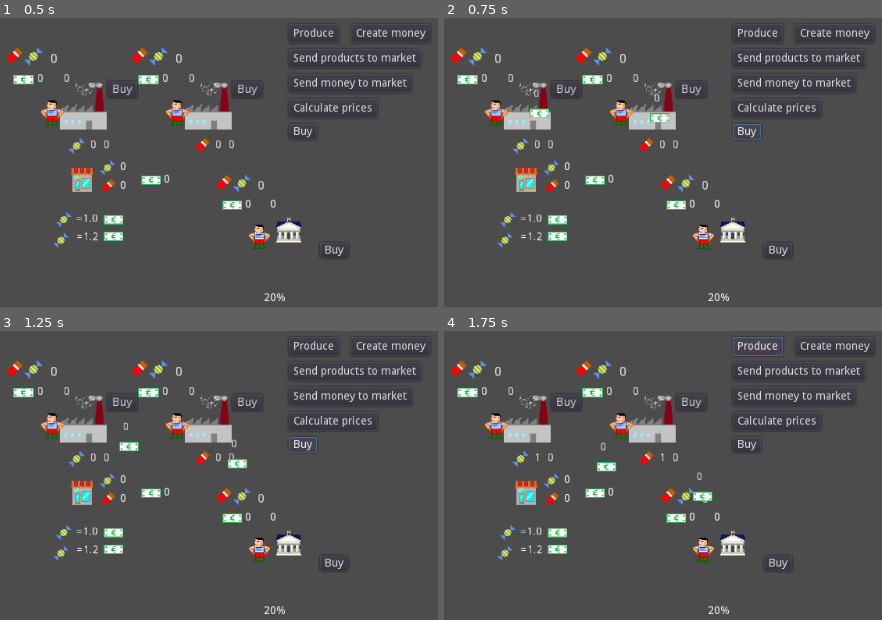
Above: before the commit, frames 1-4 (two rows, left to right).
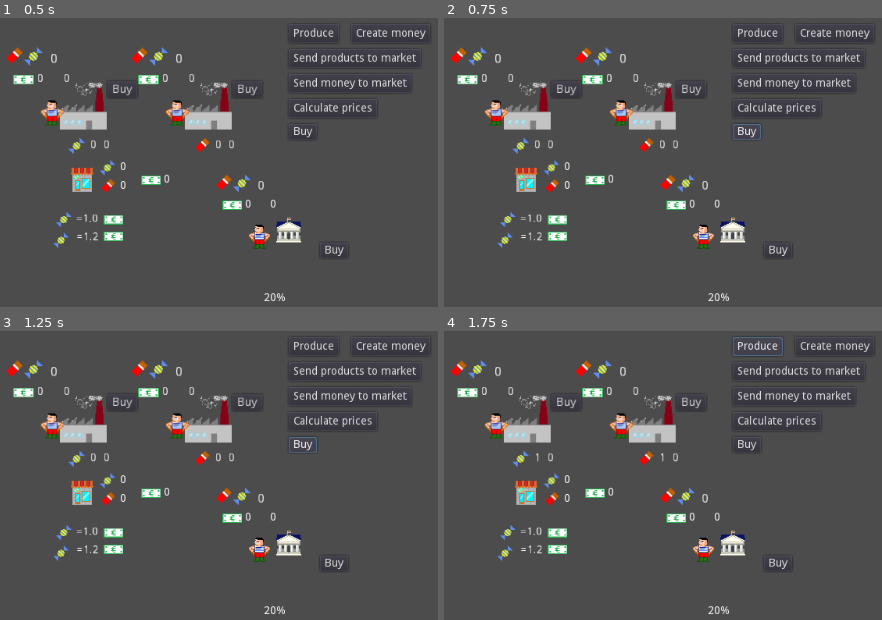
Above: after the commit, the same moments.

Repository: carlostgit/Fiat
Game: Godot game, scene res://Fiat.tscn
Same seed, same stepped clock (60 frames per second), same inputs: the game is played once before the commit and once after it.
Inputs:
- Up to frame 1 (0.5 s): no input
- Up to frame 2 (0.75 s): click "Buy" at 0.5 s
- Up to frame 3 (1.25 s): no input
- Up to frame 4 (1.75 s): click "Produce" at 1.25 s

Frame 1 is identical in both runs. In frame 2, 0.4% of the frame differs, in the area x 19-52%, y 24-37%; in frame 3, 0.3%; in frame 4, 0.4%, in the area x 34-62%, y 38-59%.

Commit message:
Se pasa el métido buy a consumer. Evito que se envien productos y dinero con cantidad 0

Diff:
--- a/Consumer.gd
+++ b/Consumer.gd
@@ -48,6 +48,22 @@
 #func set_government(government_arg:Node):
 #	_government = government_arg
 
+func buy():
+
+	var money_in_market = _money_in_market
+
+	if(_demanded_product_type=="Candy"):
+		#Factory
+		_shop.buy_candies(money_in_market,self)
+	elif(_demanded_product_type=="Chocolate"):
+		#Factory
+		_shop.buy_chocolates(money_in_market,self)
+	else:
+		#Government
+		_shop.buy_candies(money_in_market/2,self)
+		_shop.buy_chocolates(money_in_market/2,self)
+
+
 func update_produced_product_texture():
 	$Product.set_texture(_product_texture)
 
@@ -81,7 +97,6 @@
 
 func get_money_in_market()->float:
 	return _money_in_market
-
 ####
 
 func add_consumed_products(amount_arg:float):
--- a/Factory.gd
+++ b/Factory.gd
@@ -34,20 +34,20 @@
 ####
 
 func buy():
-
-	var money_in_market = $Consumer._money_in_market
-
-	if($Consumer._demanded_product_type=="Candy"):
-		$Consumer._shop.buy_candies(money_in_market,$Consumer)
-	else:
-		$Consumer._shop.buy_chocolates(money_in_market,$Consumer)
+	$Consumer.buy()
+#	var money_in_market = $Consumer._money_in_market
+#
+#	if($Consumer._demanded_product_type=="Candy"):
+#		$Consumer._shop.buy_candies(money_in_market,$Consumer)
+#	else:
+#		$Consumer._shop.buy_chocolates(money_in_market,$Consumer)
 
 ####
 
-func get_total_value_in_market():
-	var value_of_products_in_market = Globals._product_price*$Consumer._products_in_market
-	var total_value_in_market = value_of_products_in_market + $Consumer._money_in_market
-	return total_value_in_market
+#func get_total_value_in_market():
+#	var value_of_products_in_market = Globals._product_price*$Consumer._products_in_market
+#	var total_value_in_market = value_of_products_in_market + $Consumer._money_in_market
+#	return total_value_in_market
 
 ####
 
--- a/Fiat.tscn
+++ b/Fiat.tscn
@@ -199,6 +199,7 @@
 
 [node name="Consumer" parent="Government" instance=ExtResource( 12 )]
 position = Vector2( 0, -40 )
+_demanded_product_type = "CandyAndChocolate"
 _shop_node_path = NodePath("../../Shop")
 _government_node_path = NodePath("..")
 _production_rate = 0.0
--- a/Government.gd
+++ b/Government.gd
@@ -20,10 +20,10 @@
 	return $Consumer
 
 func buy():
-
-	var money_in_market:float = $Consumer._money_in_market
-	$Consumer._shop.buy_candies(money_in_market/2,$Consumer)
-	$Consumer._shop.buy_chocolates(money_in_market/2,$Consumer)
+	$Consumer.buy()
+#	var money_in_market:float = $Consumer._money_in_market
+#	$Consumer._shop.buy_candies(money_in_market/2,$Consumer)
+#	$Consumer._shop.buy_chocolates(money_in_market/2,$Consumer)
 
 func _on_BuyButton_pressed():
 	buy()
--- a/Shop.gd
+++ b/Shop.gd
@@ -73,6 +73,8 @@
 	return buy_products(max_money_arg,buyer_arg,"Chocolate")
 
 func buy_products(max_money_arg:float, buyer_arg:Node, product_type_arg:String):
+	if (Globals._product_price<=0):
+		return
 	var money_used:float = 0.0
 	var max_taxes:float = max_money_arg*Globals._tax_rate
 	var max_money_without_taxes = max_money_arg-max_taxes
@@ -87,7 +89,7 @@
 	transfer_money(real_taxes,buyer_arg,self._government)
 
 	money_used = candies_to_buy*Globals._product_price
-	#TODO
+
 	var remaining_candies_to_buy:float = candies_to_buy
 	for person in _person_array:
 		if (remaining_candies_to_buy>0):
@@ -118,21 +120,23 @@
 #		"product_amount":product_amount_arg,
 #		"product_type":product_type_arg
 #		}
-	seller_arg.remove_products_from_market(product_amount_arg)
-#	seller_arg.add_owned_money(money_amount_arg)
-	create_moving_product(buyer_arg,seller_arg,"Money",money_amount_arg)
-
-	buyer_arg.remove_money_from_market(money_amount_arg)
-#	buyer_arg.add_consumed_products(product_amount_arg)
-	create_moving_product(seller_arg,buyer_arg,product_type_arg,product_amount_arg)
+
+	if (money_amount_arg>0 or product_amount_arg>0):
+		seller_arg.remove_products_from_market(product_amount_arg)
+	#	seller_arg.add_owned_money(money_amount_arg)
+		create_moving_product(buyer_arg,seller_arg,"Money",money_amount_arg)
+
+		buyer_arg.remove_money_from_market(money_amount_arg)
+	#	buyer_arg.add_consumed_products(product_amount_arg)
+		create_moving_product(seller_arg,buyer_arg,product_type_arg,product_amount_arg)
 
 
 func transfer_money(amount_arg:float,origin_arg:Node,destiny_arg:Node):
 #	destiny_arg.add_owned_money(amount_arg)
-	origin_arg.remove_money_from_market(amount_arg)
-	create_moving_product(origin_arg,destiny_arg,"Money",amount_arg)
-
-#	pass
+	if (amount_arg>0):
+		origin_arg.remove_money_from_market(amount_arg)
+		create_moving_product(origin_arg,destiny_arg,"Money",amount_arg)
+
 
 func create_moving_product(origin_arg:Node2D,destiny_arg:Node2D,product_type_arg:String,amount_arg:float):
 	var movingProd = _MovingProductSceneRes.instance()
Not shown: 1 places in Fiat.tscn that only renumber resources
